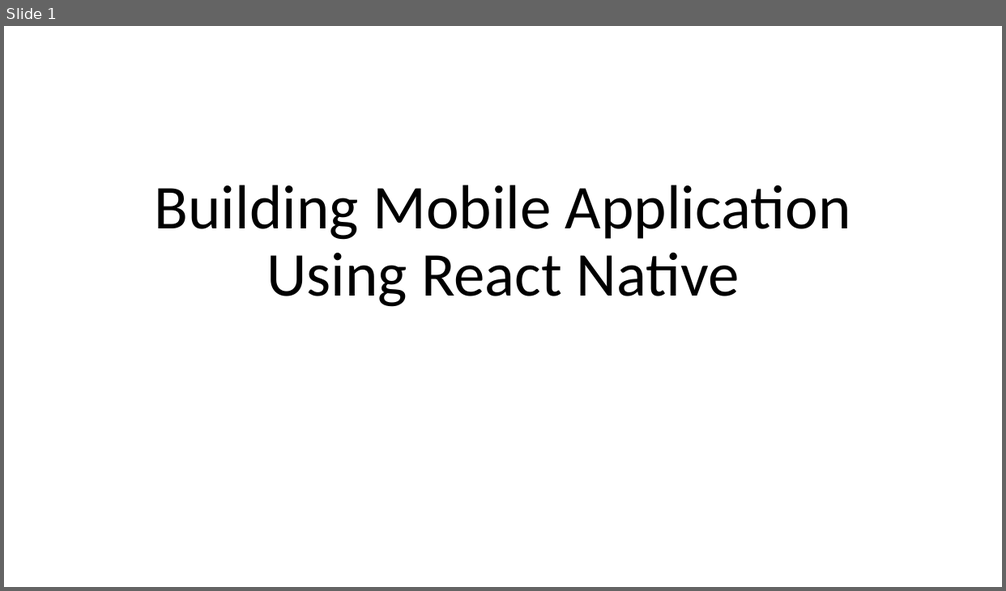
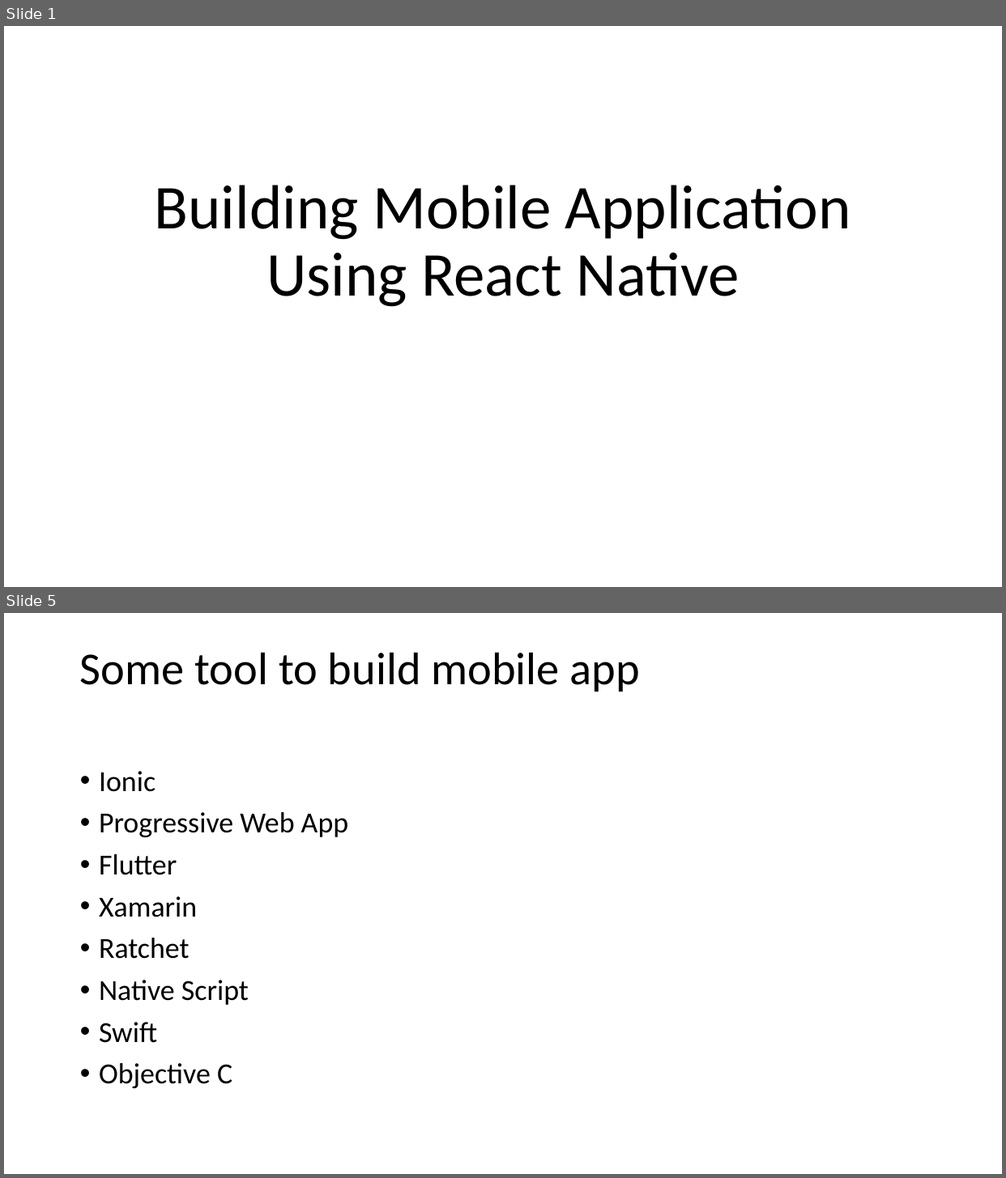
Before and after one commit to ngohungphuc/Presentation, a slide deck: reactnative/React Native.pptx. Shown one above the other, each under a label of ours: slide 1 before the commit, slides 1 and 5 after it; the slides between them are not shown. The pictures are 1006x591 and 1006x1178 pixels, drawn with LibreOffice and Linux fonts; fonts in the diff are those of the drawing. Boxes give left, top, right and bottom in pixels: in the first picture for what was removed or moved away, otherwise in the second. Text is boxed around its words. In the diff, an @@ line names an element or a change of style, - is before the commit and + after.

```diff
--- a/reactnative/React Native.pptx
+++ b/reactnative/React Native.pptx
@@ slide 5 added at bbox=[4, 613, 1002, 1174], background #FFFFFF @@
@@ title added at bbox=[80, 652, 640, 692], 44 pt, text #000000 @@
+Some tool to build mobile app
@@ text added at bbox=[99, 771, 348, 1088], 28 pt, text #000000 @@
+• Ionic
+• Progressive Web App
+• Flutter
+• Xamarin
+• Ratchet
+• Native Script
+• Swift
+• Objective C
```
Also in this commit, not shown: 2 slides changed, 1 other slide added.
